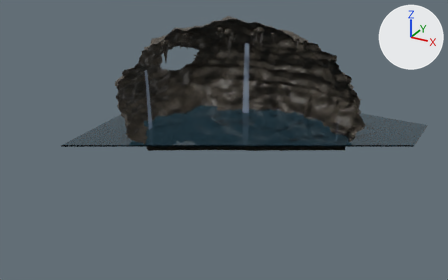
The FBX model Assets/TempleMap/Models/Cave.fbx, before and after one commit.
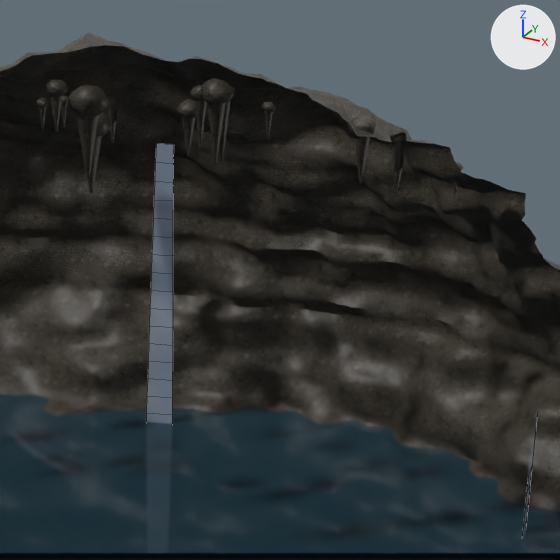
Each version appears first whole from a 50 mm camera at (214.8, -424.0, 193.9) aimed at (-8.5, -18.1, -9.1), and next in a close-up on the part from 46% to 77% of the width and 3% to 52% of the height. Every picture has the same lights, and +X, +Y and +Z are marked at upper right. The older version's two pictures come first. The close-ups show mesh edges as thin lines. Everything nearer to the camera than a plane just in front of the edit is cut away. Objects named as collision shapes, trigger or cutter boxes, shadow casters or lower levels of detail are left out. Where no turn or scale is listed for an object, it has been applied to the vertices.

Names of what the first close-up shows: 'Cave_Shell_LOD0', 'Cave_Stalactites_LOD0', 'Cave_Water', 'Waterfall_Cave_0' and 1 more.
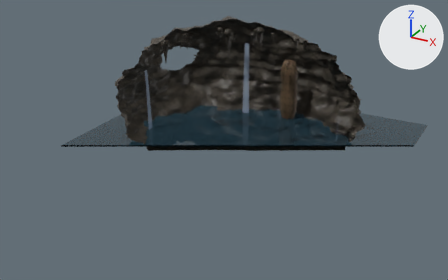
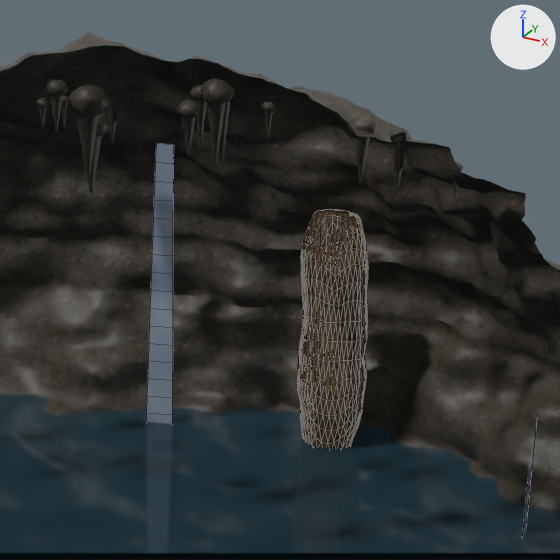
Boxes (x1, y1, x2, y2) around the edits, measured in the close-ups (560 x 560 px):
```json
{"object": "Ganesha_Rock_LOD0", "change": "added", "after": [297, 209, 368, 448]}
```

Scene script edits in JSON lines:
```json
{"op": "add", "block": "img_w_t_cliff_0574a4f9_diff_png", "code": ["img_w_t_cliff_0574a4f9_diff_png = load_image('W_t_cliff_0574a4f9_diff.png', '../Textures/W_t_cliff_0574a4f9_diff.png', 2048, 2048, 'sRGB')"]}
{"op": "add", "block": "mat_m_t_cliff", "code": ["mat_m_t_cliff = principled_material('M_t_cliff')", "mat_m_t_cliff.texture = img_w_t_cliff_0574a4f9_diff_png"]}
{"op": "add", "block": "me_ganesha_rock_lod0", "code": ["me_ganesha_rock_lod0 = bpy.data.meshes.new('Ganesha_Rock_LOD0')", "me_ganesha_rock_lod0.from_pydata(...)  # 642 vertices, 1280 faces; spans x -8.2..8.5, y -6.5..6.6, z -63.0..0.0", "me_ganesha_rock_lod0.materials.append(mat_m_t_cliff)  # picture img_w_t_cliff_0574a4f9_diff_png"]}
{"op": "add", "block": "ob_ganesha_rock_lod0", "code": ["ob_ganesha_rock_lod0 = bpy.data.objects.new('Ganesha_Rock_LOD0', me_ganesha_rock_lod0)", "ob_ganesha_rock_lod0.location = (6.0, 79.0, 35.0)"]}
```
